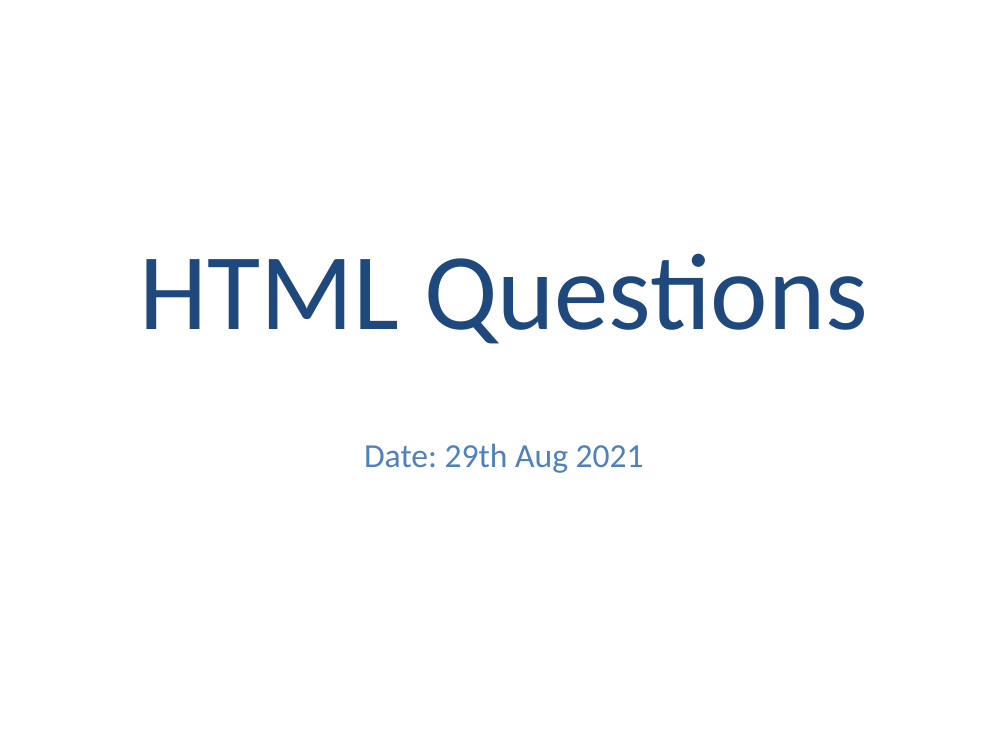
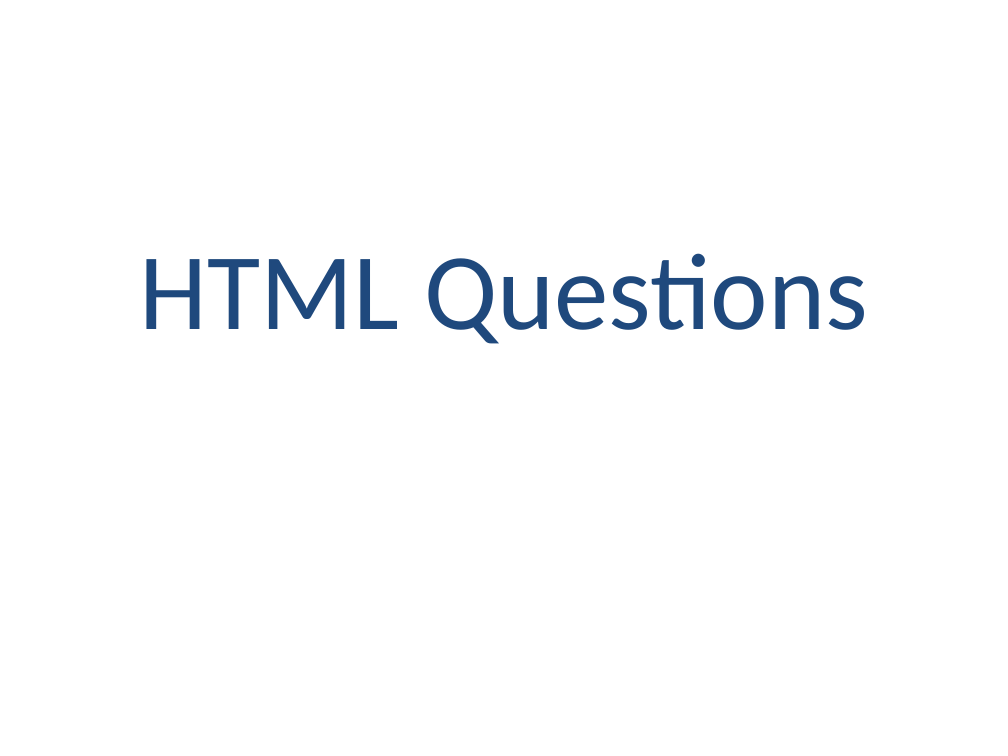
Before and after one commit to vivmehra/interview-questions, a slide deck: slide 1 of html/HTML_Questions.pptx. Drawn at 1008x756 pixels with LibreOffice and Linux fonts; fonts in the diff are those of the drawing. Boxes give left, top, right and bottom in pixels: in the first picture for what was removed or moved away, otherwise in the second. Text is boxed around its words. In the diff, an @@ line names an element or a change of style, - is before the commit and + after.

```diff
--- a/html/HTML_Questions.pptx
+++ b/html/HTML_Questions.pptx
@@ subtitle removed at [364, 443, 644, 473] @@
-Date: 29th Aug 2021
```
Also in this commit, not shown: 4 other slides changed, 2 other files.
